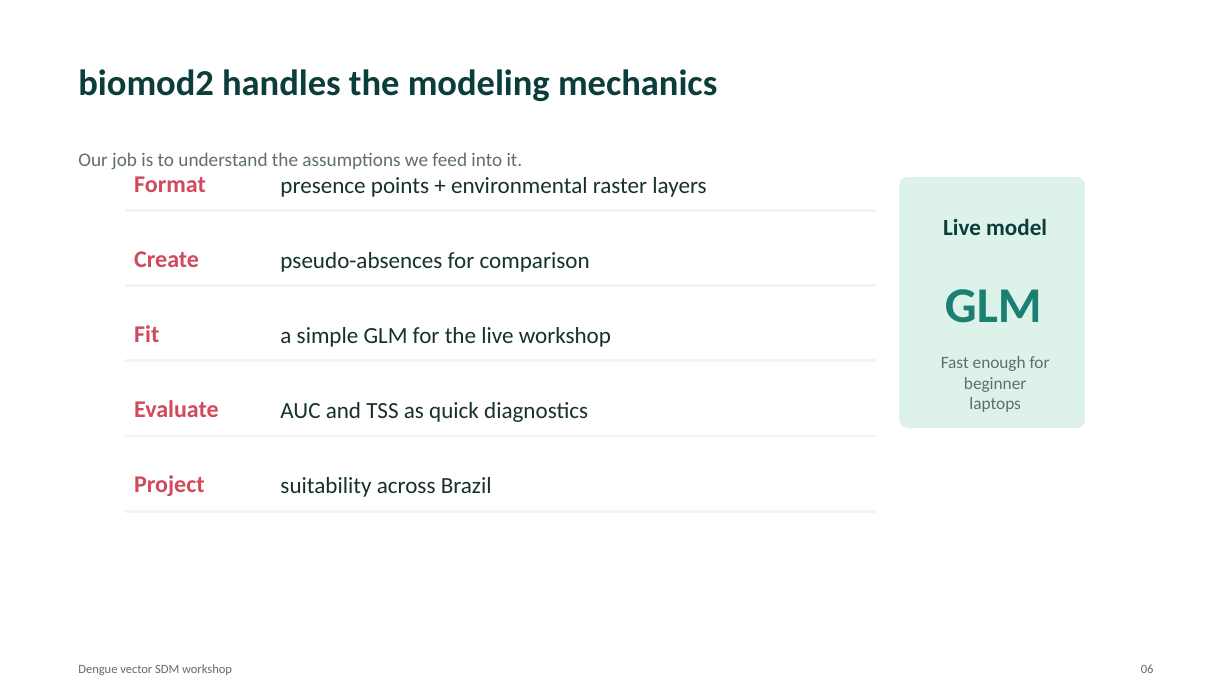
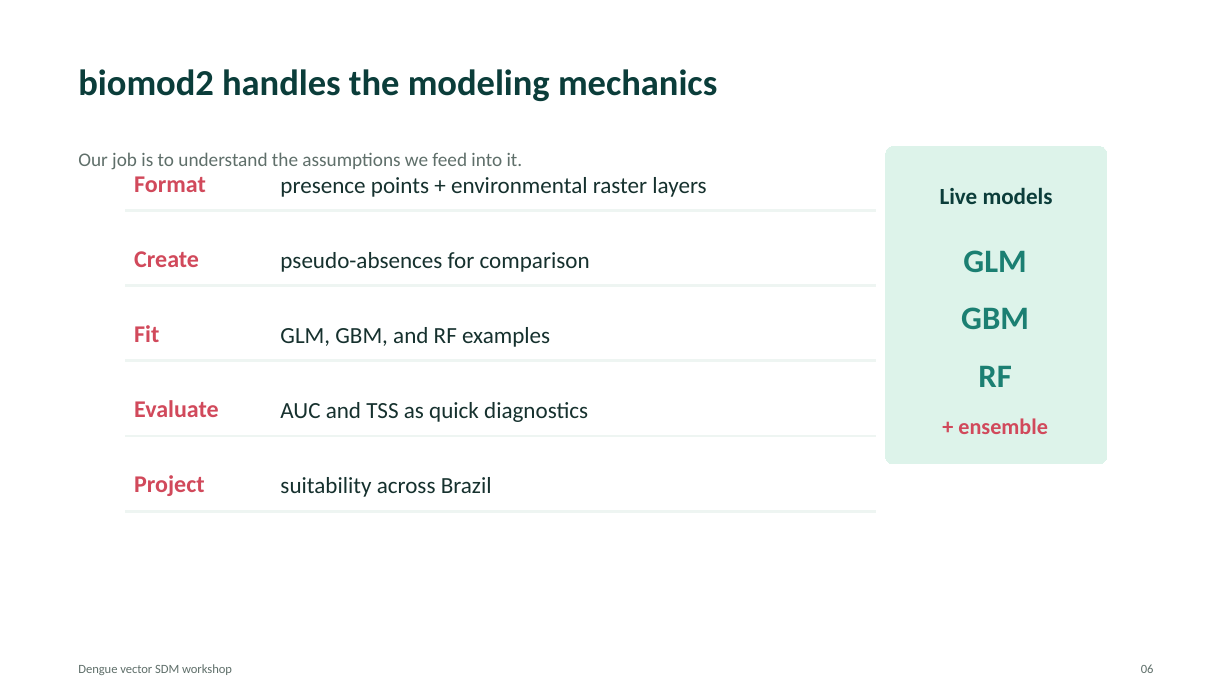
Before and after one commit to JeniccaP/SDM-Workshop, a slide deck: slide 6 of slides/intro_sdm_dengue_brazil.pptx. Drawn at 1232x693 pixels with LibreOffice and Linux fonts; fonts in the diff are those of the drawing. Boxes give left, top, right and bottom in pixels: in the first picture for what was removed or moved away, otherwise in the second. Text is boxed around its words. In the diff, an @@ line names an element or a change of style, - is before the commit and + after.

Commit message:
Add multi-model and ensemble SDM workflow

```diff
--- a/slides/intro_sdm_dengue_brazil.pptx
+++ b/slides/intro_sdm_dengue_brazil.pptx
@@ rounded rectangle: place and size @@
-rounded rectangle at box(900, 177, 1085, 428)
+rounded rectangle at box(885, 146, 1107, 464)
@@ rounded rectangle at box(885, 146, 1107, 464): proportions changed @@
@@ text at box(940, 187, 1053, 204): text changed @@
-Live model
+Live models
@@ text "GLM": place and size @@
-text "GLM" at box(945, 289, 1042, 323)
+text "GLM" at box(963, 250, 1026, 272)
@@ text "GLM" at box(963, 250, 1026, 272): size 39 to 25.5 pt @@
@@ text at box(280, 327, 550, 347): text changed @@
-a simple GLM for the live workshop
+GLM, GBM, and RF examples
@@ text at box(961, 307, 1029, 329): text changed; size 13.5 to 25.5 pt; text colour #5F6F6A to #1B7F72; bold on @@
-Fast enough for beginner laptops
+GBM
@@ text added at box(978, 365, 1011, 387), 25.5 pt, text #1B7F72, bold @@
+RF
@@ text added at box(958, 418, 1048, 434), 17.2 pt, text #D1495B, bold @@
++ ensemble
```
Also in this commit, not shown: 21 other files.
